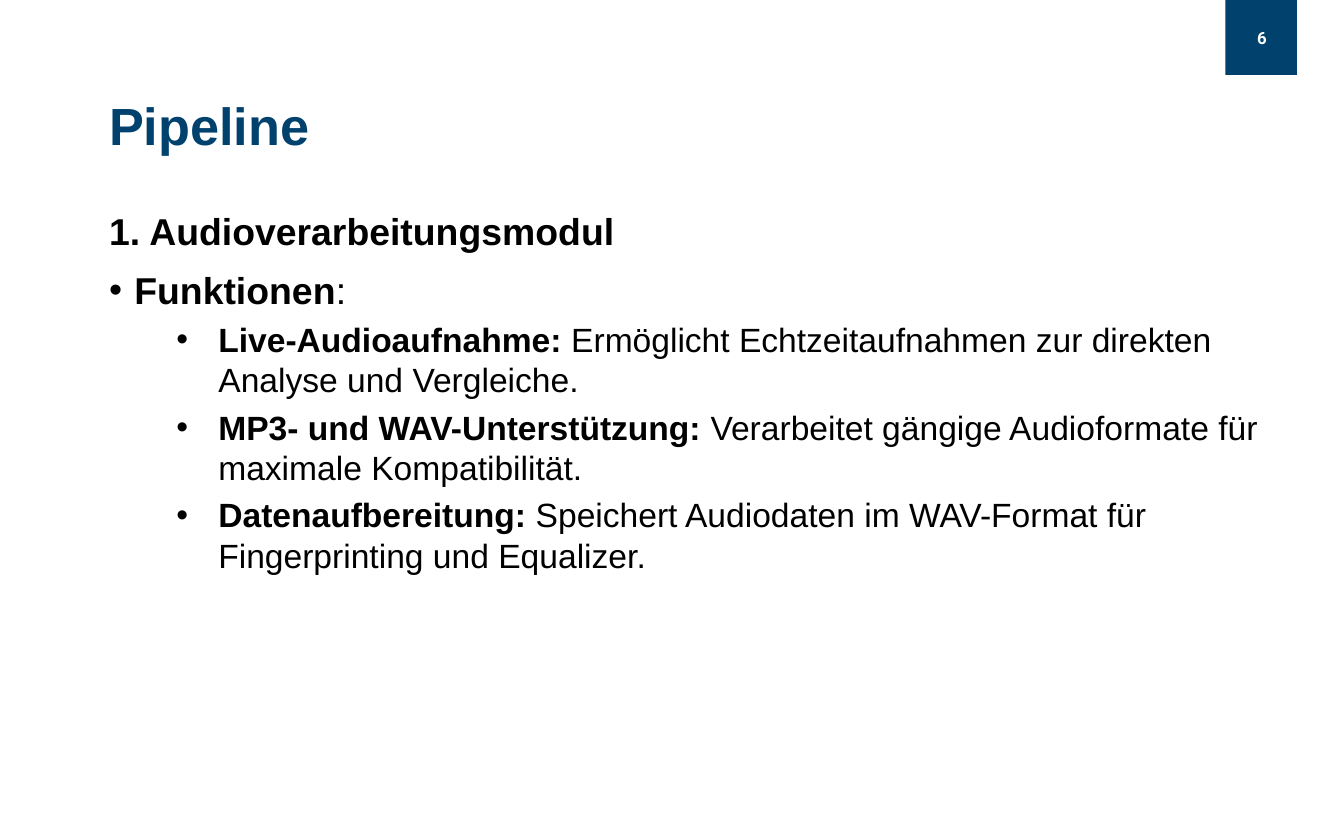
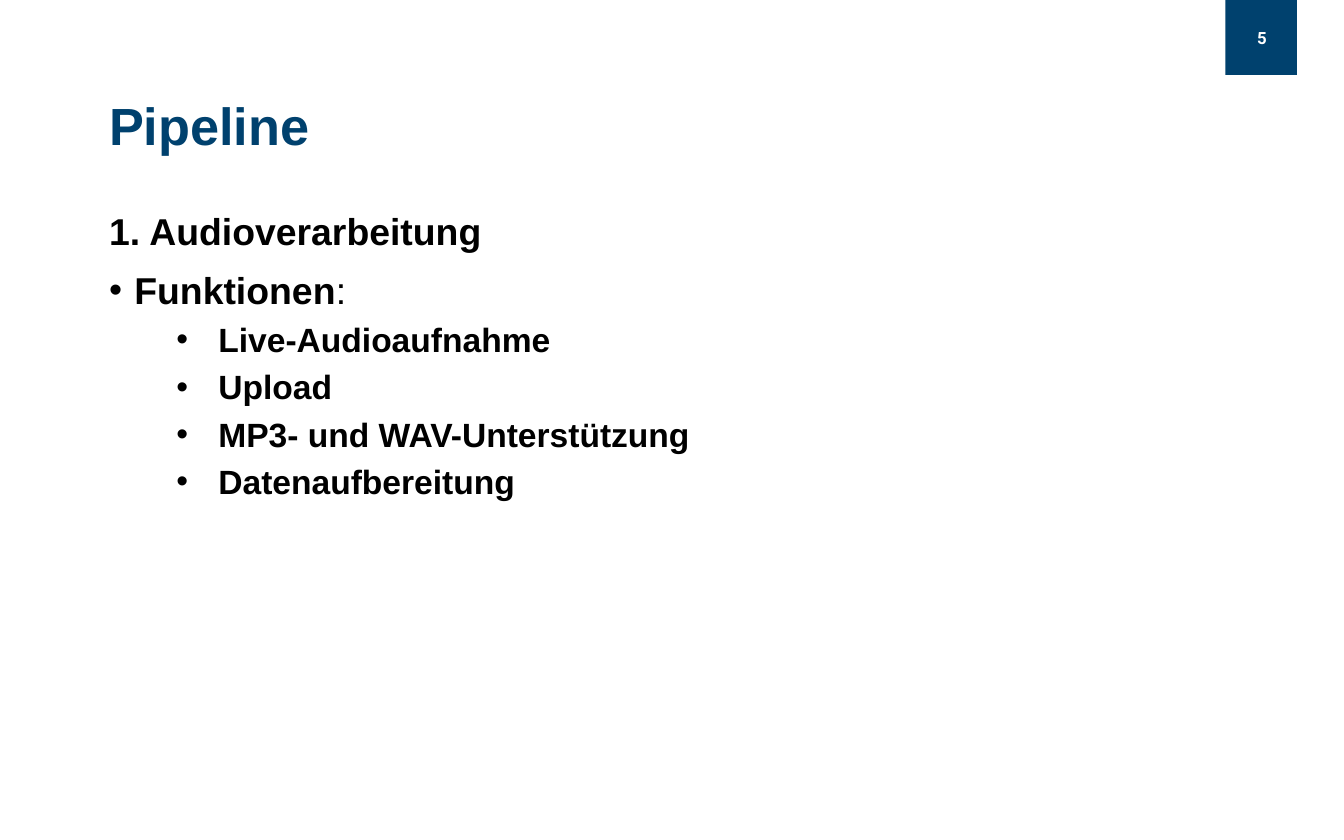
Before and after one commit to Obexor/TuneScout, a slide deck: slide 5 of TuneScout_Poell_Obwexer.pptx (slide 6 before the commit). Drawn at 1344x840 pixels with LibreOffice and Linux fonts; fonts in the diff are those of the drawing; background and template pictures are left out. Boxes give left, top, right and bottom in pixels: in the first picture for what was removed or moved away, otherwise in the second. Text is boxed around its words. In the diff, an @@ line names an element or a change of style, - is before the commit and + after.

```diff
--- a/TuneScout_Poell_Obwexer.pptx
+++ b/TuneScout_Poell_Obwexer.pptx
@@ page number at box(1257, 32, 1267, 44): text changed @@
-6
+5
@@ text at box(109, 218, 481, 253): text changed @@
-1. Audioverarbeitungsmodul
+1. Audioverarbeitung
@@ text at box(218, 327, 690, 500): text changed; bold on @@
-  • Live-Audioaufnahme: Ermöglicht Echtzeitaufnahmen zur direkten Analyse und Vergleiche.
-  • MP3- und WAV-Unterstützung: Verarbeitet gängige Audioformate für maximale Kompatibilität.
-  • Datenaufbereitung: Speichert Audiodaten im WAV-Format für Fingerprinting und Equalizer.
+  • Live-Audioaufnahme
+  • Upload
+  • MP3- und WAV-Unterstützung
+  • Datenaufbereitung
```
Also in this commit, not shown: 5 other slides changed, 1 slide removed.
